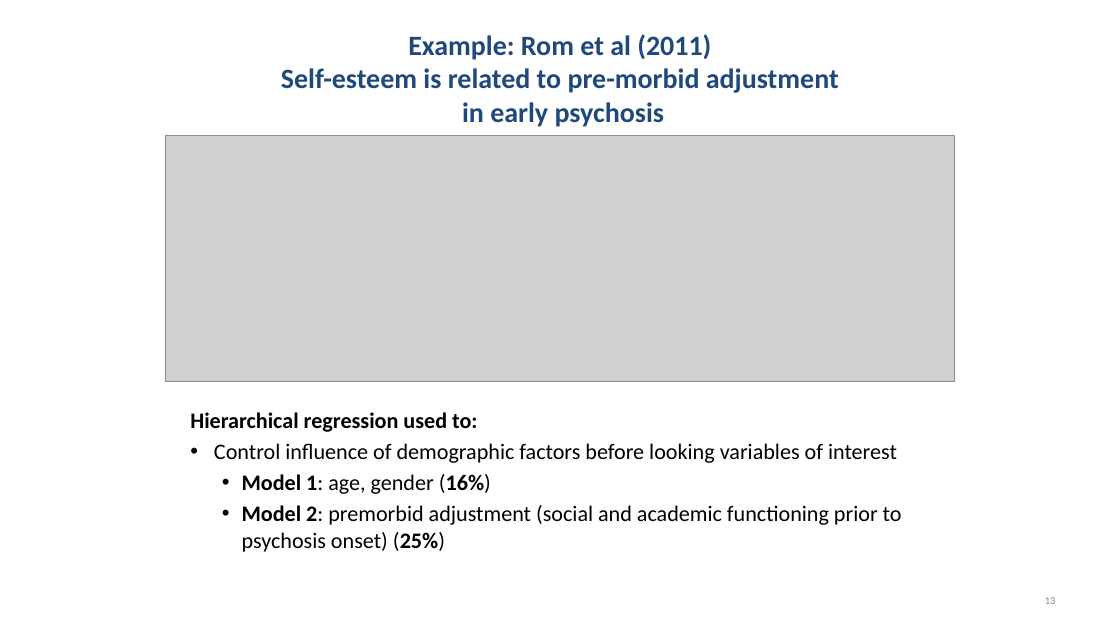
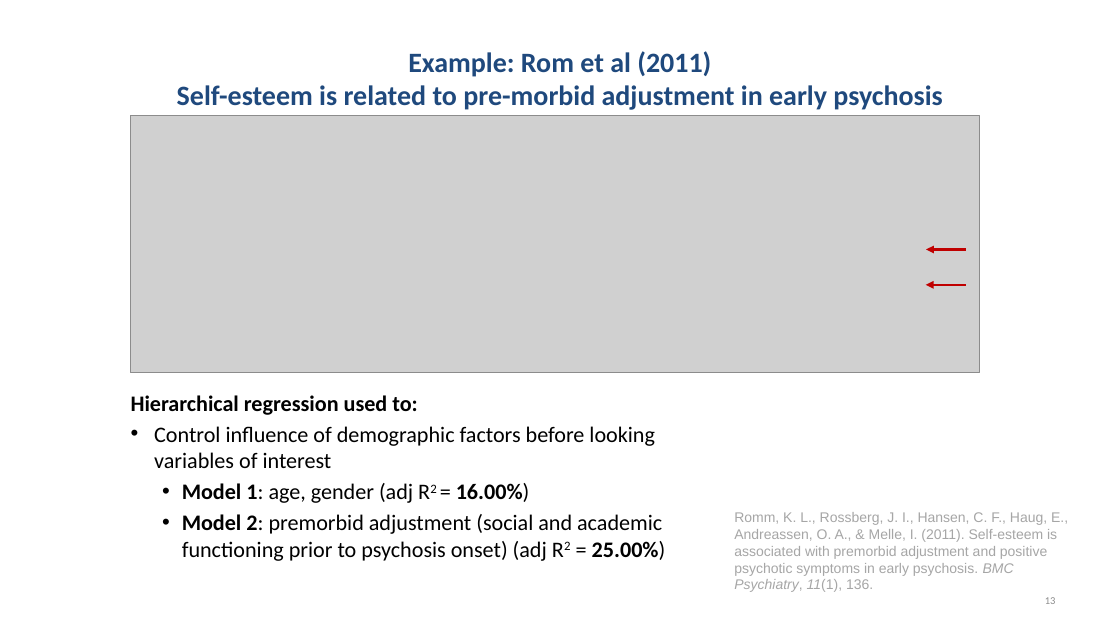
Before and after one commit to chrisjberry/datafluencyCB, a slide deck: slide 13 of slides/PSYC753_Chris2.pptx. Drawn at 1120x630 pixels with LibreOffice and Linux fonts; fonts in the diff are those of the drawing; grey boxes stand for pictures. Boxes give left, top, right and bottom in pixels: in the first picture for what was removed or moved away, otherwise in the second. Text is boxed around its words. In the diff, an @@ line names an element or a change of style, - is before the commit and + after.

```diff
--- a/slides/PSYC753_Chris2.pptx
+++ b/slides/PSYC753_Chris2.pptx
@@ title "Example: Rom et al (2011) ..." rewrapped from (x1=281, y1=34, x2=839, y2=127) to (x1=177, y1=51, x2=942, y2=110) @@
@@ picture resized from (x1=166, y1=135, x2=955, y2=381) to (x1=130, y1=115, x2=980, y2=373) @@
@@ arrow added from (966, 250) to (926, 250), #C00000 2.25 pt @@
@@ arrow added from (966, 285) to (926, 285), #C00000 2.25 pt @@
@@ text "Hierarchical regression used to:" moved from (x1=190, y1=412, x2=902, y2=552) to (x1=131, y1=395, x2=666, y2=561) @@
@@ text at (x1=182, y1=483, x2=666, y2=561): text changed @@
-  • Model 1: age, gender (16%)
-  • Model 2: premorbid adjustment (social and academic functioning prior to psychosis onset) (25%)
+  • Model 1: age, gender (adj R2 = 16.00%)
+  • Model 2: premorbid adjustment (social and academic functioning prior to psychosis onset) (adj R2 = 25.00%)
@@ text added at (x1=734, y1=512, x2=1068, y2=592), 12 pt, text #A6A6A6 @@
+Romm, K. L., Rossberg, J. I., Hansen, C. F., Haug, E., Andreassen, O. A., & Melle, I. (2011). Self-esteem is associated with premorbid adjustment and positive psychotic symptoms in early psychosis. BMC Psychiatry, 11(1), 136.
```
Also in this commit, not shown: 10 other slides changed.
